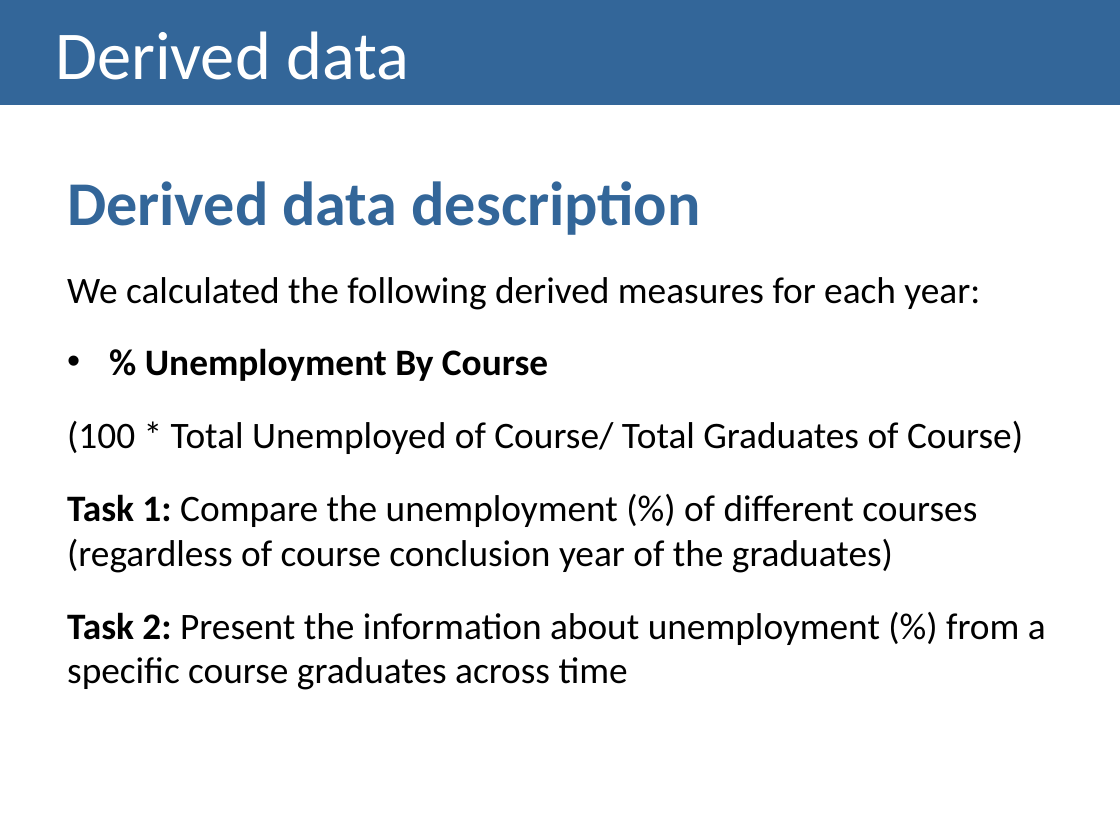
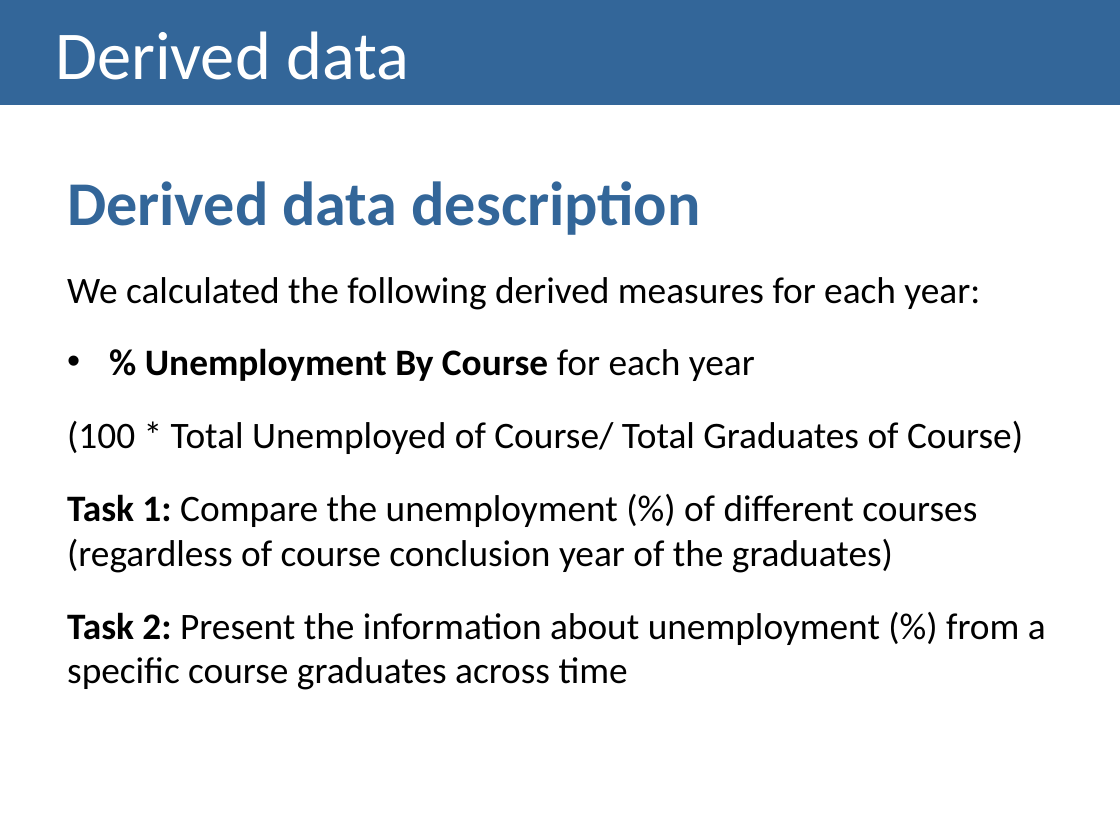
Before and after one commit to Strabox/Higher-Education-Unemployment-Portugal, a slide deck: slide 7 of II-Checkpoint/II-Checkpoint Presentation.pptx. Drawn at 1120x840 pixels with LibreOffice and Linux fonts; fonts in the diff are those of the drawing. Boxes give left, top, right and bottom in pixels: in the first picture for what was removed or moved away, otherwise in the second. Text is boxed around its words. In the diff, an @@ line names an element or a change of style, - is before the commit and + after.

```diff
--- a/II-Checkpoint/II-Checkpoint Presentation.pptx
+++ b/II-Checkpoint/II-Checkpoint Presentation.pptx
@@ text at box(145, 348, 755, 381): text changed @@
-• % Unemployment By Course
+• % Unemployment By Course for each year
```
Also in this commit, not shown: 3 other slides changed, 1 other file.
